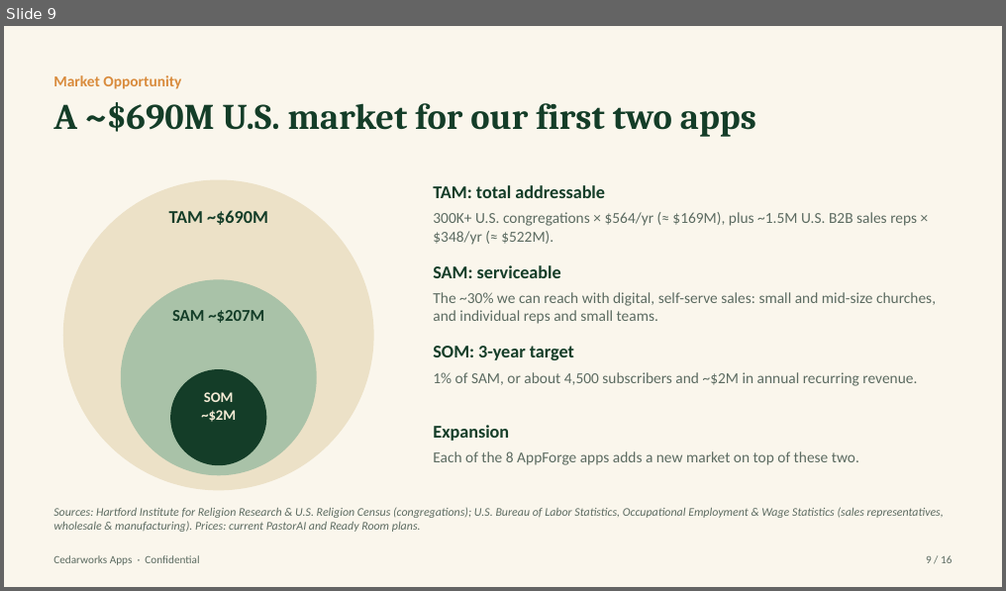
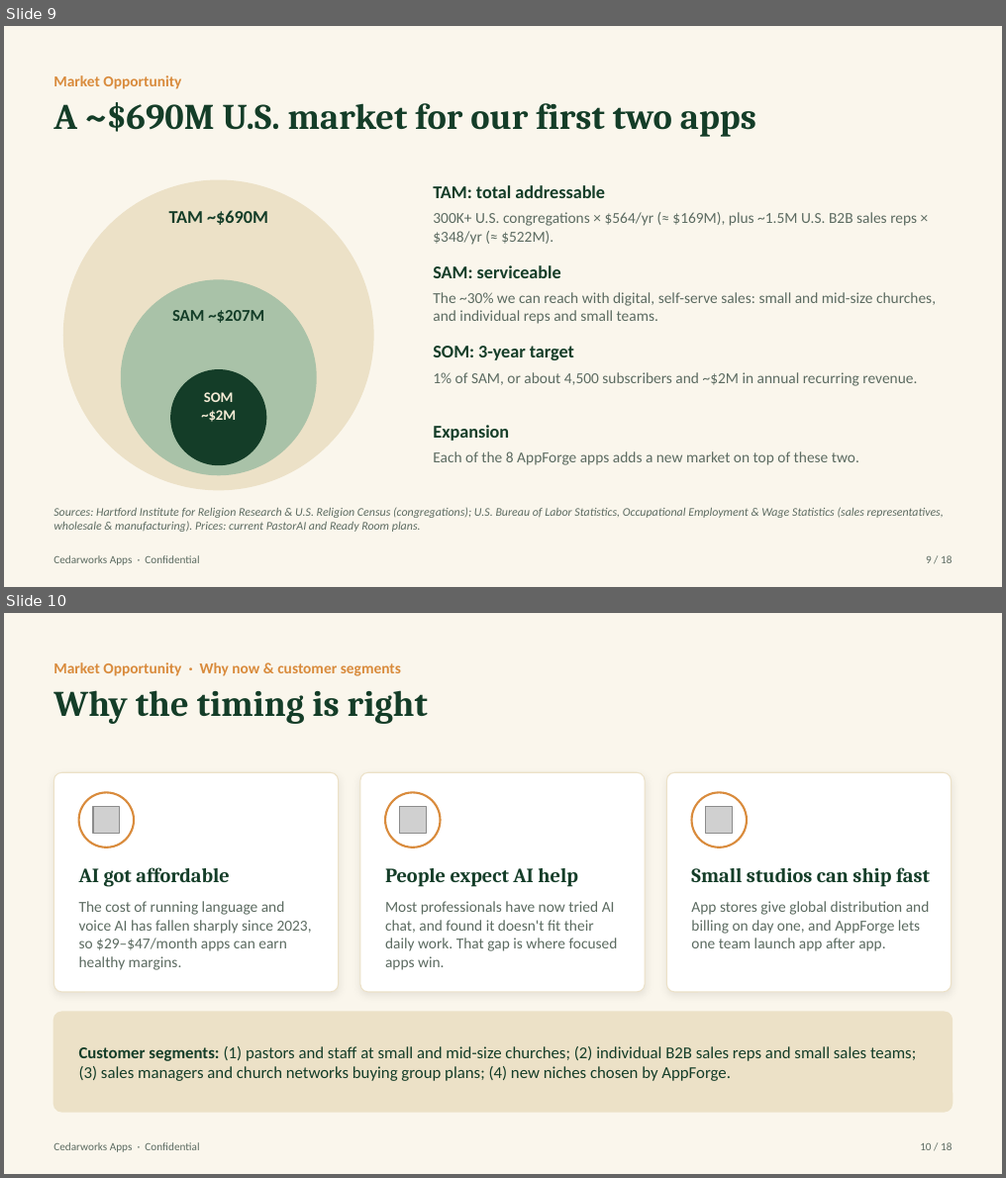
Before and after one commit to Pastorai1/Cedarworksapps, a slide deck: pitch-deck/Cedarworks-Apps-Pitch-Deck.pptx. Shown one above the other, each under a label of ours: slide 9 before the commit, slides 9 and 10 after it. The pictures are 1006x591 and 1006x1178 pixels, drawn with LibreOffice and Linux fonts; fonts in the diff are those of the drawing; grey boxes stand for pictures. Boxes give left, top, right and bottom in pixels: in the first picture for what was removed or moved away, otherwise in the second. Text is boxed around its words. In the diff, an @@ line names an element or a change of style, - is before the commit and + after.

```diff
--- a/pitch-deck/Cedarworks-Apps-Pitch-Deck.pptx
+++ b/pitch-deck/Cedarworks-Apps-Pitch-Deck.pptx
@@ slide 10 added at bbox=[4, 613, 1002, 1174], background #FAF6EC @@
@@ text added at bbox=[54, 663, 401, 676], 11 pt, text #D98B3C, bold @@
+Market Opportunity · Why now & customer segments
@@ text added at bbox=[54, 690, 428, 724], 26 pt, text #143D28, bold @@
+Why the timing is right
@@ rounded rectangle added at bbox=[54, 772, 339, 992], fill #FFFFFF, outline #ECE1C7 0.75 pt @@
@@ rounded rectangle added at bbox=[360, 772, 645, 992], fill #FFFFFF, outline #ECE1C7 0.75 pt @@
@@ rounded rectangle added at bbox=[666, 772, 951, 992], fill #FFFFFF, outline #ECE1C7 0.75 pt @@
@@ ellipse added at bbox=[79, 792, 134, 848], fill #FFFFFF, outline #D98B3C 1.5 pt @@
@@ picture added at bbox=[93, 807, 119, 833] @@
@@ ellipse added at bbox=[385, 792, 440, 848], fill #FFFFFF, outline #D98B3C 1.5 pt @@
@@ picture added at bbox=[399, 807, 425, 833] @@
@@ ellipse added at bbox=[692, 792, 746, 848], fill #FFFFFF, outline #D98B3C 1.5 pt @@
@@ picture added at bbox=[706, 807, 732, 833] @@
@@ text added at bbox=[79, 867, 229, 887], 14.5 pt, text #143D28, bold @@
+AI got affordable
@@ text added at bbox=[385, 868, 578, 887], 14.5 pt, text #143D28, bold @@
+People expect AI help
@@ text added at bbox=[691, 867, 930, 887], 14.5 pt, text #143D28, bold @@
+Small studios can ship fast
@@ text added at bbox=[79, 901, 312, 970], 11 pt, text #5C6B61 @@
+The cost of running language and voice AI has fallen sharply since 2023, so $29–$47/month apps can earn healthy margins.
@@ text added at bbox=[385, 901, 618, 970], 11 pt, text #5C6B61 @@
+Most professionals have now tried AI chat, and found it doesn't fit their daily work. That gap is where focused apps win.
@@ text added at bbox=[691, 901, 930, 952], 11 pt, text #5C6B61 @@
+App stores give global distribution and billing on day one, and AppForge lets one team launch app after app.
@@ rounded rectangle added at bbox=[54, 1012, 952, 1112], fill #ECE1C7, outline #ECE1C7 1 pt @@
@@ text added at bbox=[79, 1047, 916, 1081], 12 pt, text #143D28 @@
+Customer segments: (1) pastors and staff at small and mid-size churches; (2) individual B2B sales reps and small sales teams; (3) sales managers and church networks buying group plans; (4) new niches chosen by AppForge.
@@ text added at bbox=[54, 1143, 199, 1153], 8 pt, text #5C6B61 @@
+Cedarworks Apps · Confidential
@@ text added at bbox=[920, 1143, 951, 1151], 8 pt, text #5C6B61 @@
+10 / 18
```
Also in this commit, not shown: 13 other slides changed, 3 other slides added, 2 slides removed, 9 other files.
